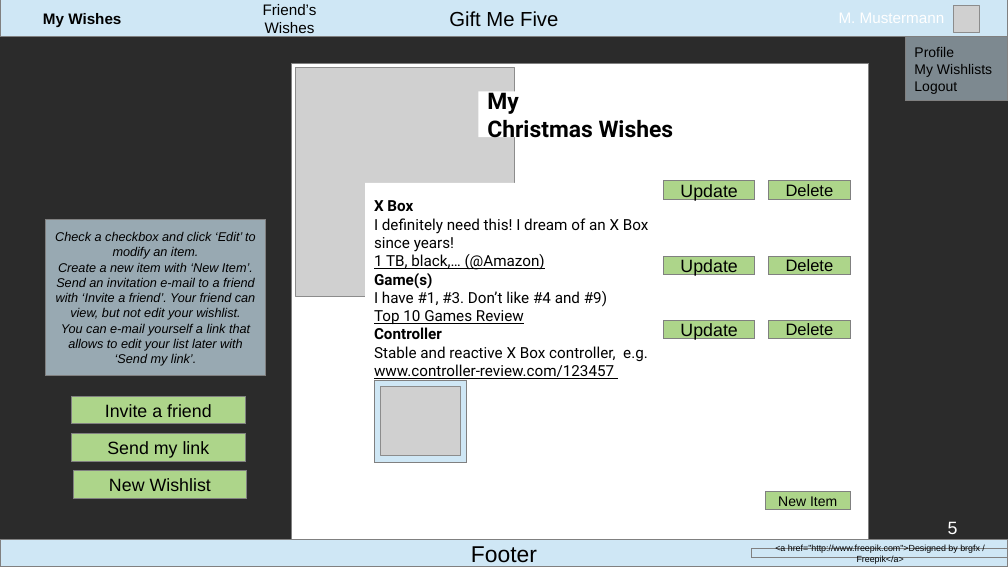
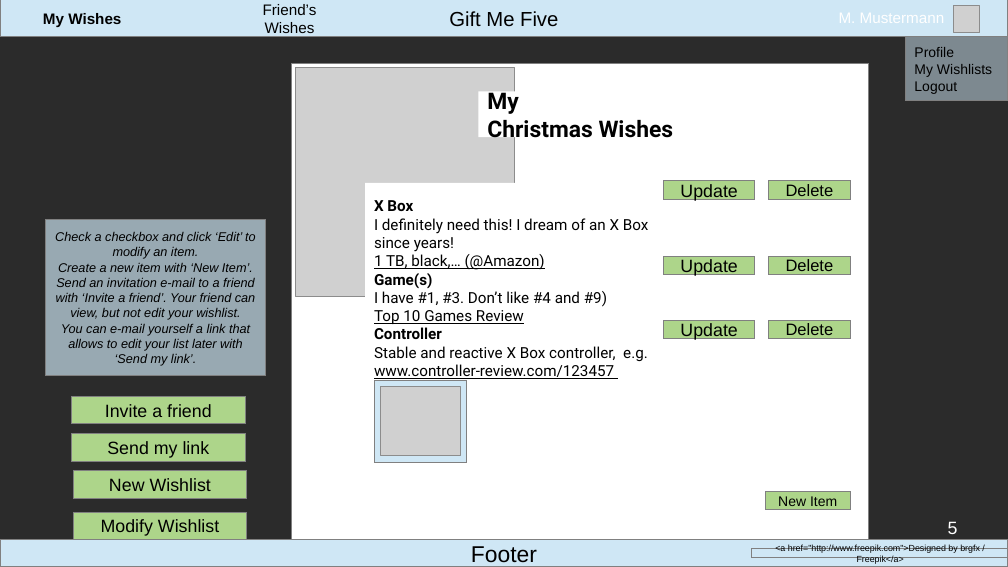
Before and after one commit to WCS-Java-Training-Bonn-2019/gift-me-five, a slide deck: slide 5 of files/mock_up.odp. Drawn at 1008x567 pixels with LibreOffice and Linux fonts; fonts in the diff are those of the drawing; grey boxes stand for pictures; background and template pictures are left out; a plain dark background stands for a picture behind light text. Boxes give left, top, right and bottom in pixels: in the first picture for what was removed or moved away, otherwise in the second. Text is boxed around its words. In the diff, an @@ line names an element or a change of style, - is before the commit and + after.

```diff
--- a/files/mock_up.odp
+++ b/files/mock_up.odp
@@ rectangle added at bbox=[73, 512, 247, 540], fill #ADD58A, outline #808080 0 pt, 14 pt, text #000000 @@
+Modify Wishlist
```
Also in this commit, not shown: 1 other slide changed, 3 other files.
